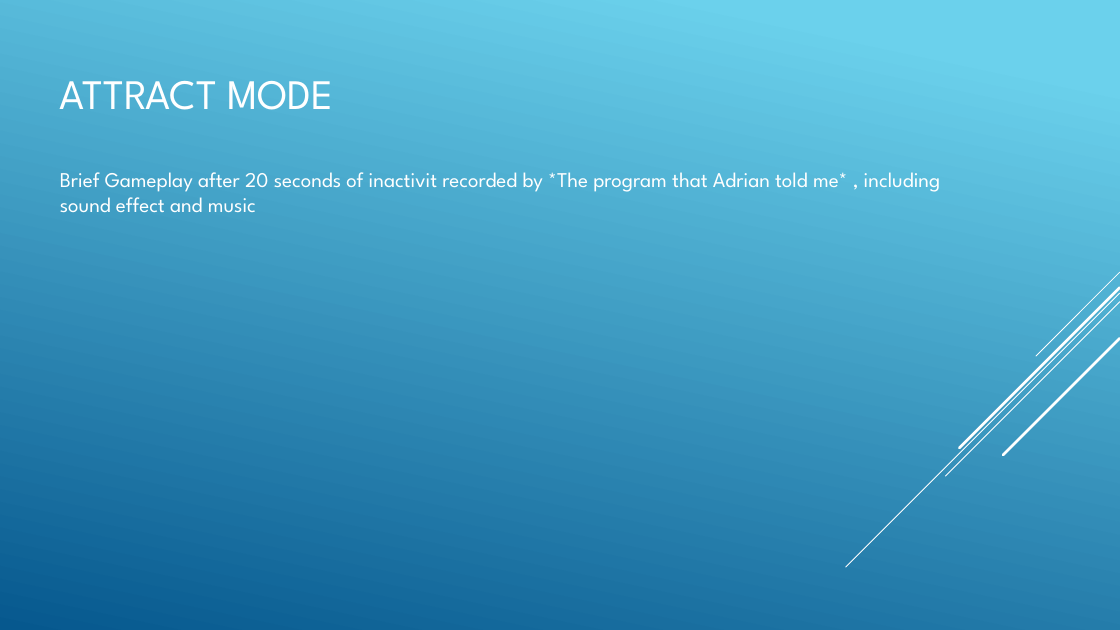
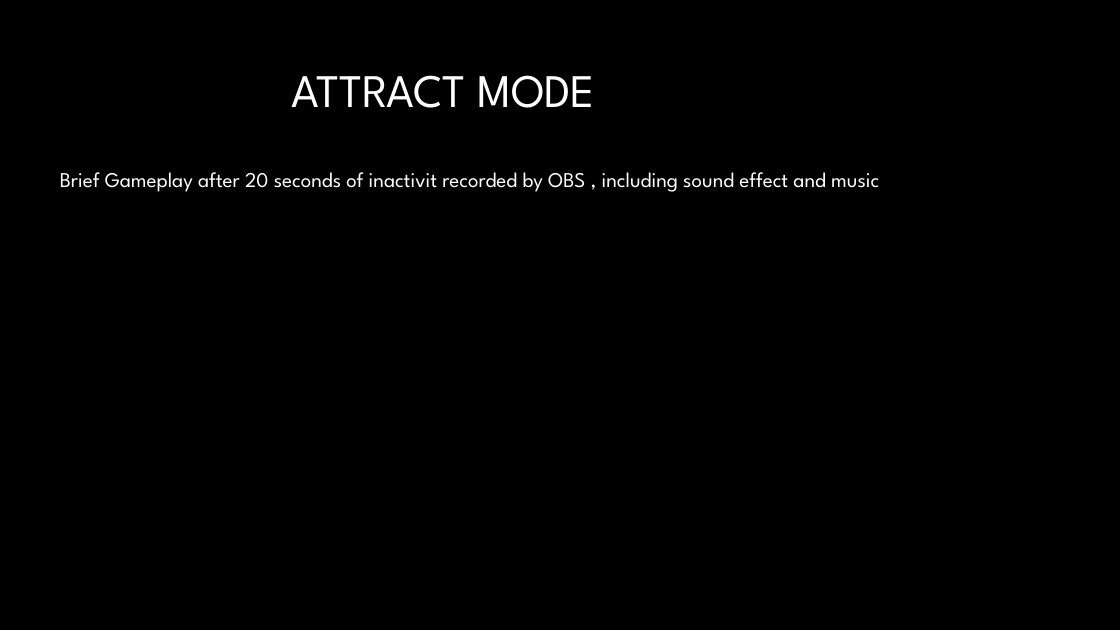
Before and after one commit to kakol20/HFG, a slide deck: slide 6 of Portfolio Project.pptx (slide 5 before the commit). Drawn at 1120x630 pixels with LibreOffice and Linux fonts; fonts in the diff are those of the drawing; background and template pictures are left out. Boxes give left, top, right and bottom in pixels: in the first picture for what was removed or moved away, otherwise in the second. Text is boxed around its words. In the diff, an @@ line names an element or a change of style, - is before the commit and + after.

```diff
--- a/Portfolio Project.pptx
+++ b/Portfolio Project.pptx
@@ background gradient #6ED2EB to #06588E to #000000 @@
@@ title "ATTRACT MODE" at (292,75,595,108): size 36 to 40 pt; alignment left to centre; line spacing 1 to 0.9 @@
@@ text at (60,172,879,192): text changed @@
-Brief Gameplay after 20 seconds of inactivit recorded by *The program that Adrian told me* , including sound effect and music
+Brief Gameplay after 20 seconds of inactivit recorded by OBS , including sound effect and music
@@ group removed at (846,272,1120,567): 5 lines @@
```
Also in this commit, not shown: 6 other slides changed, 1 slide added.
